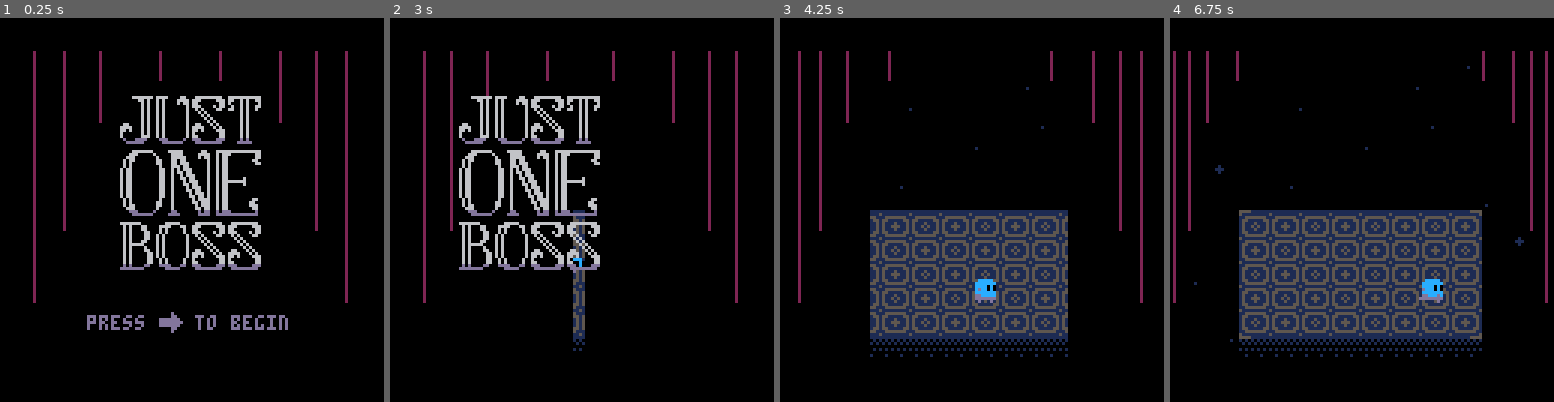
Above: before the commit, frames 1-4 (left to right).
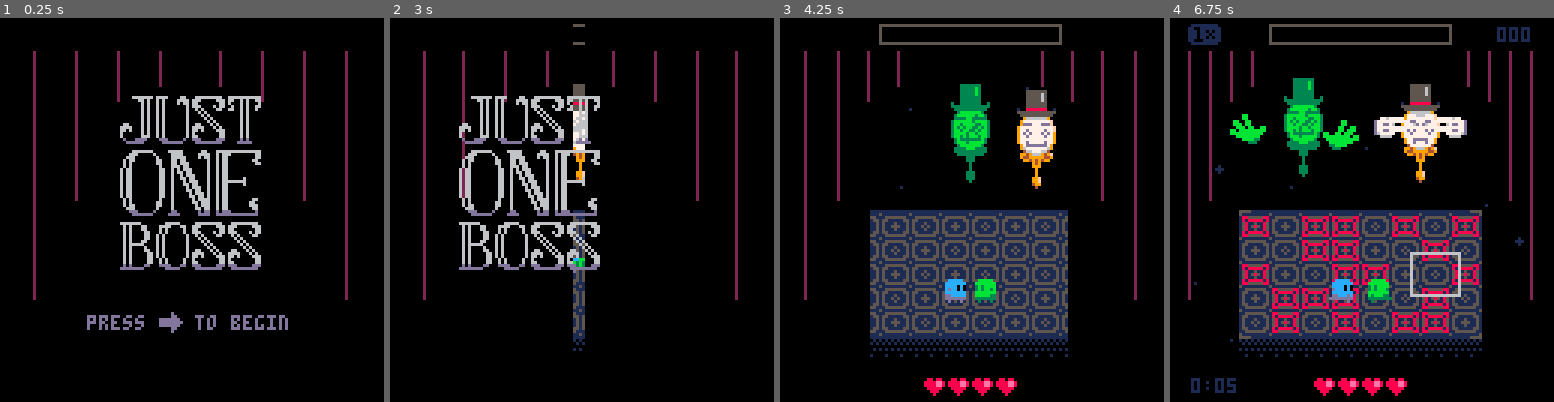
Above: after the commit, the same moments.

Repository: aylanonsense/just-one-boss
Game: PICO-8 cartridge cart.p8
Two runs of this game, one before a commit and one after it. Both use one fixed random seed, a clock stepped at 60 frames per second and the inputs below.
Inputs:
- Up to frame 1 (0.25 s): no input
- Up to frame 2 (3 s): tap X (X key) at 0.33, 1.07, 1.85, 2.97 s; tap O (Z key) at 0.7, 1.7, 2.1, 2.5, 2.9 s; hold Right 1.6-2.1 s; hold Up 2.15-2.42 s; hold Right from 2.47 s (still down)
- Up to frame 3 (4.25 s): release Right at 3.03 s; hold Left 3.08-3.58 s; tap O (Z key) at 3.3, 3.7, 4.1 s; hold Down 3.63-3.97 s; hold Right from 4.02 s (still down); tap X (X key) at 4.08 s
- Up to frame 4 (6.75 s): tap O (Z key) every 0.4 s from 4.5 to 6.5 s; release Right at 4.68 s; hold Up 4.73-5.03 s; hold Left 5.08-5.68 s; tap X (X key) at 5.2, 6.32 s; hold Down 5.73-6.03 s; hold Right 6.08-6.58 s; hold Right from 6.63 s (still down)

The runs differ from the first frame. In frame 1, 1.9% of the frame differs, in the area x 8-91%, y 8-75%; in frame 2, 2.4%; in frame 3, 9.4%; in frame 4, 15%, in the area x 0-99%, y 1-99%.

Commit message:
Ending with 556 free tokens without the playing card schtuff

Diff:
--- a/cart.p8
+++ b/cart.p8
@@ -69,7 +69,7 @@
 function noop() end
 
 -- global debug vars
-local starting_phase,skip_animations=0,false
+local starting_phase,skip_animations=4,true
 
 -- global scene vars
 local scene_frame,freeze_frames,screen_shake_frames,timer_seconds,score_data_index,time_data_index,rainbow_color,boss_phase,score,score_mult,is_paused,hard_mode=0,0,0,0,0,1,8,0,0,1 -- ,false,false
@@ -87,8 +87,7 @@
 		-- update
 		function(self)
 			if self.frames_alive%15==0 then
-				self:poof()
-				spawn_entity("bunny",self,nil,{vx=ternary(rnd()<0.5,1,-1)*(1+rnd(2)),vy=-1-rnd(2)})
+				spawn_entity("bunny",self,nil,{vx=ternary(rnd()<0.5,1,-1)*(1+rnd(2)),vy=-1-rnd(2)}):poof()
 			end
 		end
 	},
@@ -112,22 +111,21 @@
 		-- update
 		function(self)
 			decrement_counter_prop(self,"anim_frames")
-			self.percent_closed=100*ease_out_in(self.anim_frames/100)
+			self.amount_closed=62*ease_out_in(self.anim_frames/100)
 			if self.anim!="open" then
-				self.percent_closed=100-self.percent_closed
+				self.amount_closed=62-self.amount_closed
 			end
 		end,
 		is_pause_immune=true,
 		render_layer=14,
-		-- percent_closed=100,
+		-- amount_closed=62,
 		anim_frames=0,
 		draw_curtain=function(self,x,dir)
-			rectfill(x-10*dir,0,x+dir*.62*self.percent_closed,127,0)
-			local lines={0,94,5,70,11,34,21,20}
-			local i
-			for i=1,#lines,2 do
-				local line_x=x+0.5+dir*(self.percent_closed/10+(1+self.percent_closed/100)*lines[i])
-				line(line_x,11,line_x,lines[i+1],2)
+			rectfill(x-10*dir,0,x+dir*self.amount_closed,127,0)
+			local x2
+			for x2=10,63,14 do
+				local x3=x+0.5+dir*x2*(1+self.amount_closed/62)/2
+				line(x3,11,x3,60+40*cos(x2/90-0.02),2)
 			end
 		end,
 		set_anim=function(self,anim)
@@ -157,8 +155,8 @@
 		draw_prompt=function(self,text)
 			if self.frames_alive%30<22 and self.frames_alive>self.frames_until_active and not self.is_activated then
 				text="press    to "..text
-				print_centered(text,self.x,99,13)
-				self:draw_sprite(44-2*#text,-98,119,83,8,7)
+				print_centered(text,63,99,13)
+				draw_sprite(87-2*#text,98,119,83,8,7)
 				return true
 			end
 		end,
@@ -166,14 +164,14 @@
 	},
 	title_screen={
 		-- draw
-		function(self,x)
+		function(self)
 			self:draw_sprite(23,-26,0,71,47,16)
 			self:draw_sprite(23,-44,0,88,47,40)
 			-- hard mode prompt
 			if self:draw_prompt("begin") and dget(0)>0 then
 				pal(13,8)
-				print_centered("or    for hard mode",x,108)
-				self:draw_sprite(27,-107,119,83,8,7,true)
+				print_centered("or    for hard mode",63,108)
+				draw_sprite(36,107,119,83,8,7,true)
 			end
 		end,
 		-- update
@@ -184,7 +182,7 @@
 			end
 		end,
 		extends="screen",
-		frames_until_active=3,--25,
+		frames_until_active=5,
 		on_activated=function()
 			curtains:promise_sequence(
 				27,
@@ -192,11 +190,11 @@
 				function()
 					entities,new_entities,boss_phase,score,score_mult,timer_seconds,is_paused={title_screen,curtains},{},max(0,starting_phase-1),0,1,0 -- ,false
 					player,player_health,boss_health,player_reflection,player_figment,boss,boss_reflection=spawn_entity("player"),spawn_entity("player_health"),spawn_entity("boss_health") -- ,nil,...
-					-- todo remove debug schtuff
 					if starting_phase>0 then
 						boss=spawn_entity("magic_mirror")
 						boss.visible,boss_health.visible=true,true
 						boss:promise_sequence(30,"intro")
+						-- todo remove debug schtuff -> 19 tokens
 						if starting_phase>1 then
 							boss.is_wearing_top_hat=true
 						end
@@ -214,7 +212,7 @@
 		function(self,x)
 			print_centered("thank you for playing!",x,28,rainbow_color)
 			print_centered("created with love",x,66,6)
-			print_centered("by bridgs",x,73,6)
+			print_centered("by bridgs",x,73)
 			print_centered("https://brid.gs",x,83,12)
 			self:draw_sprite(11,-43,ternary(hard_mode,70,48),80,22,16)
 			self:draw_prompt("continue")
@@ -250,8 +248,8 @@
 			if self.show_best then
 				self:draw_score(x,81,"best:",dget(score_data_index).."00",format_timer(dget(time_data_index)))
 			end
-			self:draw_prompt("continue")
-			if f>185 and f%30<22 and self.show_best then
+			-- show prompt
+			if self:draw_prompt("continue") then
 				-- show score bang
 				if dget(score_data_index)==score then
 					print("!",x+9.5,81,9)
@@ -265,9 +263,11 @@
 		-- update
 		function(self)
 			if self.frames_alive==115 then
+				-- sfx(...)
 				score+=max(0,380-timer_seconds)
 				self.show_score=true
 			elseif self.frames_alive==150 then
+				-- sfx(...)
 				if score>=dget(score_data_index) then
 					dset(score_data_index,score)
 				end
@@ -305,8 +305,8 @@
 	},
 	player_figment={
 		-- draw
-		function(self,x,y,f)
-			self:draw_sprite(5,6,88,ternary(f<120,8,0),11,8)
+		function(self)
+			self:draw_sprite(5,6,88,ternary(self.frames_alive<120,8,0),11,8)
 		end,
 		is_pause_immune=true,
 		render_layer=17
@@ -673,6 +673,19 @@
 		end
 	},
 	player_reflection={
+		-- draw
+		nil,
+		-- update
+		function(self)
+			local prev_col,prev_row=self:col(),self:row()
+			self:copy_player()
+			if (prev_col!=self:col() or prev_row!=self:row()) and get_tile_occupant(self) and player then
+				get_tile_occupant(self):get_bumped()
+				player:bump()
+				self:copy_player()
+			end
+			return true
+		end,
 		extends="player",
 		primary_color=11,
 		secondary_color=3,
@@ -681,17 +694,6 @@
 			self:copy_player()
 			self:poof()
 		end,
-		update=function(self)
-			local prev_col,prev_row=self:col(),self:row()
-			self:copy_player()
-			local occupant=get_tile_occupant(self)
-			if (prev_col!=self:col() or prev_row!=self:row()) and occupant and player then
-				player:bump()
-				self:copy_player()
-				occupant:get_bumped()
-			end
-			return true
-		end,
 		on_hurt=function(self,entity)
 			if player then
 				player:get_hurt(entity)
@@ -701,13 +703,8 @@
 		end,
 		copy_player=function(self)
 			if player then
-				-- 0 = left, 1 = right, 2 = up, 3 = down
-				local mirrored_directions,props={1,0,2,3},{"y","step_frames","stun_frames","teeter_frames","bump_frames","invincibility_frames","frames_alive"}
-				self.x,self.facing=80-player.x,mirrored_directions[player.facing+1]
-				local p
-				for p in all(props) do
-					self[p]=player[p]
-				end
+				self.x,self.facing=80-player.x,({1,0,2,3})[player.facing+1]
+				copy_props(player,self,{"y","step_frames","stun_frames","teeter_frames","bump_frames","invincibility_frames","frames_alive"})
 			end
 		end
 	},
@@ -719,25 +716,26 @@
 				pal(5,8)
 				pal(6,15)
 			end
-			pal(5,7)
-			pal(6,14)
-			pal(7,ternary(f%4<2,14,8))
+			-- pal(5,7)
+			-- pal(6,14)
+			-- pal(7,ternary(f%4<2,14,8))
 			-- spin counter-clockwise when moving left
 			local f2=flr(f/4)%4
 			if self.vx<0 then
 				f2=(6-f2)%4
 			end
-			if self.vx==0 then
-				f2=3
-			end
+			-- if self.vx==0 then
+			-- 	f2=3
+			-- end
 			-- draw the card
 			self:draw_sprite(5,7,10*f2+77,21,10,10)
 		end,
-		update=function(self)
-			if self.vx!=0 and self.frames_alive%5==4 and player and self.vx*(self:col()-player:col())>=0 then
-				self.vx,self.vy=0,ternary(player.y<self.y,-1,1)
-			end
-		end,
+		-- update
+		-- function(self)
+			-- if self.vx!=0 and self.frames_alive%5==4 and player and self.vx*(self:col()-player:col())>=0 then
+			-- 	self.vx,self.vy=0,ternary(player.y<self.y,-1,1)
+			-- end
+		-- end,
 		-- vx,is_red
 		frames_to_death=120+120,
 		hitbox_channel=1, -- player
@@ -758,8 +756,18 @@
 		is_boss_generated=true,
 		hit_frames=0,
 		bloom=function(self)
-			self.frames_to_death,self.hit_frames,self.hitbox_channel=ternary(boss_phase==4,10,30),4,1
-			spawn_petals(self.x,self.y,2,8)
+			self.frames_to_death,self.hit_frames,self.hitbox_channel=15,4,1
+			local i
+			for i=1,2 do
+				spawn_entity("particle",self.x,self.y-2,{
+					vx=i-1.5,
+					vy=-1-rnd(),
+					friction=0.9,
+					gravity=0.06,
+					frames_to_death=10+rnd(7),
+					color=8
+				})
+			end
 		end
 	},
 	coin={
@@ -813,7 +821,7 @@
 		render_layer=11,
 		friction=1,
 		gravity=0,
-		color=7,
+		-- color=7,
 		init=function(self)
 			self:update()
 			self:apply_velocity()
@@ -821,7 +829,7 @@
 	},
 	magic_mirror={
 		-- draw
-		function(self)
+		function(self,x,y,f)
 			local expression=self.expression
 			self:apply_colors()
 			if self.visible then
@@ -831,19 +839,15 @@
 			if self.visible or boss_health.rainbow_frames>0 then
 				-- the face is rainbowified after the player hits a tile
 				if boss_health.rainbow_frames>0 then
-					if not self.is_reflection then
-						color_wash(rainbow_color)
-						if expression>0 and boss_phase>0 then
-							pal(13,13)
-						end
-					elseif expression==0 then
-						color_wash(11)
+					color_wash(rainbow_color)
+					if expression>0 and boss_phase>0 then
+						pal(13,3)
 					end
 					expression=8
 				end
 				-- draw face
 				if expression>0 then
-					self:draw_sprite(5,7,11*expression-11,57,11,14,false,expression==5 and (self.frames_alive)%4<2)
+					self:draw_sprite(5,7,11*expression-11,57,11,14,false,expression==5 and f%4<2)
 				end
 			end
 			pal()
@@ -855,7 +859,7 @@
 				end
 				-- draw laser preview
 				if self.laser_preview_frames%2>0 then
-					line(self.x,self.y+7,self.x,60,14)
+					line(x,y+7,x,60,14)
 				end
 			end
 		end,
@@ -863,8 +867,7 @@
 		function(self)
 			decrement_counter_prop(self,"laser_charge_frames")
 			decrement_counter_prop(self,"laser_preview_frames")
-			self.idle_mult=ternary(self.is_idle,min(self.idle_mult+0.05,1),max(0,self.idle_mult-0.05))
-			self.draw_offset_x,self.draw_offset_y=self.idle_mult*3*sin(self.frames_alive/60),self.idle_mult*2*sin(self.frames_alive/30)
+			calc_idle_mult(self,self.frames_alive,2)
 			if boss_health.rainbow_frames>12 then
 				self.draw_offset_x+=scene_frame%2*2-1
 			end
@@ -936,7 +939,7 @@
 					{"return_to_ready_position",nil,"right"})
 			elseif boss_phase==2 then
 				promise=self:promise_sequence(
-					-- "conjure_flowers",
+					"conjure_flowers",
 					"return_to_ready_position",
 					"throw_cards",
 					"return_to_ready_position",
@@ -1002,7 +1005,7 @@
 		end,
 		phase_change=function(self)
 			-- music(13)
-			local lh,promise=self.left_hand
+			local lh,rh,promise=self.left_hand,self.right_hand
 			if skip_animations then
 				if boss_phase==0 then
 					self.is_wearing_top_hat=true
@@ -1030,7 +1033,7 @@
 					{"set_pose",4},
 					10,
 				-- grab handle
-					{self.right_hand,"appear"},
+					{rh,"appear"},
 					15,
 					"grab_mirror_handle",
 					5,
@@ -1069,20 +1072,19 @@
 					"set_all_idle",
 					10,
 				-- pound fists
-					{"pound",0},
-					{"pound",0},
-					{"pound",3},
+					"pound",
+					"pound",
+					"pound",
 				-- the bouquet appears!
 					{"set_expression",1},
 					function()
 						lh.is_holding_bouquet=true
-						spawn_petals(lh.x,lh.y-6,4,8)
 					end,
-					{self.right_hand,"set_pose"},
-					{"move",20,-10,10,ease_in,{0,-5,-5,0},true},
+					{rh,"set_pose"},
+					{"move",20,-10,15,ease_in,{-20,-10,-5,0},true},
 					35,
 				-- sniff the flowers
-					{lh,"move",-2,-12,20,ease_in,nil,true},
+					{lh,"move",2,-9,20,ease_in,nil,true},
 					{self,"set_expression",3},
 					30,
 					{self,"set_expression",1},
@@ -1095,11 +1097,10 @@
 							function()
 								lh.is_holding_bouquet=false
 							end,
-							{"move",-18,6,20,ease_in,nil,true})
+							{"move",-22,6,20,ease_in,nil,true})
 					end,
-					{self.right_hand,"move",0,10,20,ease_out_in,{-25,-20,-25,0},true},
-					15,
-					{self,"return_to_ready_position"})
+					{rh,"move",0,7,20,ease_out_in,{-35,-20,-25,0},true},
+					15)
 			elseif boss_phase==2 then
 				return self:promise_sequence(
 					{"return_to_ready_position",2},
@@ -1126,10 +1127,9 @@
 			despawn_boss_entities(new_entities)
 		end,
 		-- medium-level commands
-		pound=function(self,offset)
-			return self:promise_parallel(
-				{self.left_hand,"pound",offset},
-				{self.right_hand,"pound",-offset})
+		pound=function(self)
+			self.left_hand:pound()
+			return self.right_hand:pound()
 		end,
 		reel=function(self,times)
 			spawn_entity("heart",10*rnd_int(3,6)-5,4)
@@ -1202,9 +1202,11 @@
 				"set_all_idle",
 				{"set_expression",2},
 				{lh,"move",23,14,20,ease_in,nil,true},
-				{"set_pose",1},
-				{rh,"wave"},
-				"wave",
+				{"set_pose",1})
+			-- wave hand
+				:and_then_repeat(2,
+					{rh,"move",0,0,40,linear,{18,6,-18,6},true})
+				:and_then_sequence(
 				function()
 					if upgraded_version then
 						rh:promise_sequence(
@@ -1268,7 +1270,8 @@
 					20)
 		end,
 		shoot_lasers=function(self)
-			self.left_hand:disappear()
+			self.left_hand.visible=false
+			self.left_hand:poof()
 			local col=rnd_int(0,7)
 			return self:promise_sequence(
 				{"set_held_state","right"},
@@ -1370,8 +1373,9 @@
 		is_reflection=true,
 		init=function(self)
 			boss.init(self)
-			self.left_hand:copy_hand(boss.left_hand)
-			self.right_hand:copy_hand(boss.right_hand)
+			local props={"pose","x","y","visible"}
+			copy_props(boss.left_hand,self.left_hand,props)
+			copy_props(boss.right_hand,self.right_hand,props)
 		end
 	},
 	magic_mirror_hand={
@@ -1403,12 +1407,9 @@
 		end,
 		-- update
 		function(self)
-			if self.is_reflection then
-				self.render_layer=6
-			end
-			local f,m=boss.frames_alive+ternary(self.is_right_hand,9,4),self.mirror
-			self.idle_mult=ternary(self.is_idle,min(self.idle_mult+0.05,1),max(0,self.idle_mult-0.05))
-			self.draw_offset_x,self.draw_offset_y=self.idle_mult*3*sin(f/60),self.idle_mult*4*sin(f/30)
+			local m=self.mirror
+			self.render_layer=ternary(self.is_reflection,6,ternary(self.is_right_hand,9,8))
+			calc_idle_mult(self,boss.frames_alive+ternary(self.is_right_hand,9,4),4)
 			self:apply_velocity()
 			if self.is_holding_mirror then
 				self.draw_offset_x,self.draw_offset_y,self.x,self.y=m.draw_offset_x,m.draw_offset_y,m.x+2*self.dir,m.y+13
@@ -1417,21 +1418,19 @@
 		end,
 		-- is_right_hand,dir
 		-- is_holding_bouquet=false,
-		render_layer=8,
+		-- render_layer=8,
 		pose=3,
 		dir=-1,
 		idle_mult=0,
-		copy_hand=function(self,hand)
-			self.pose,self.x,self.y,self.visible=hand.pose,hand.x,hand.y,hand.visible
-		end,
 		-- highest-level commands
 		throw_cards=function(self)
-			local dir,r=self.dir
+			local dir=self.dir
 			local promise=self:promise_sequence(
 				8-dir*8,
 				function()
 					self.is_idle=false
 				end)
+			local r
 			for r=ternary(self.is_right_hand,0,1),9,2 do
 				promise=promise:and_then_sequence(
 					-- move to the correct row
@@ -1473,9 +1472,8 @@
 				end)
 		end,
 		cancel_everything=function(self)
-			self:cancel_promises()
+			self.is_holding_wand,self.is_holding_mirror=self:cancel_promises() -- nil,nil
 			self:cancel_move()
-			self.is_holding_wand,self.is_holding_mirror=false -- ,nil
 		end,
 		release_mirror=function(self)
 			self.is_holding_mirror=false
@@ -1489,24 +1487,11 @@
 				return self:poof()
 			end
 		end,
-		wave=function(self)
-			return self:promise_sequence(
-				{"move",-10,0,20,linear,{0,-3,0,-3},true},
-				{"move",10,0,20,linear,{0,3,0,3},true})
-		end,
-		disappear=function(self)
-			self.visible=false
-			return self:poof()
-		end,
-		pound=function(self,offset)
-			local mirror=self.mirror
+		pound=function(self)
+			local m,d=self.mirror,20*self.dir
 			return self:promise_sequence(
 				{"set_pose",2},
-			-- move out
-				{"move",mirror.x+20*self.dir,mirror.y+20,10,ease_in},
-			-- move in
-				{"move",mirror.x+ternary(offset==0,4,0)*self.dir,mirror.y+20+offset,5,ease_out},
-			-- pound!
+				{"move",m.x+4*self.dir,m.y+20,15,ease_out,{d,0,d,0}},
 				function()
 					freeze_and_shake_screen(0,2)
 				end,
@@ -1528,7 +1513,7 @@
 		function(self,x,y)
 			if hard_mode then
 				self:draw_sprite(15,-3,96,90,31,5)
-				sspr(96,95,31,1,x-14.5,y+9.5,31,100)
+				sspr(96,95,31,1,x-14.5,y+8.5,31,100)
 			else
 				sspr(117,30,11,1,x-4.5,y+4.5,11,100)
 			end
@@ -1538,24 +1523,20 @@
 		render_layer=9,
 		frames_to_death=14,
 		is_hitting=function(self,entity)
-			local c1,c2=self:col(),entity:col()
-			return c1==c2 or (hard_mode and (c1==c2-1 or c1==c2+1))
+			local dcol,dist=self:col()-entity:col(),ternary(hard_mode,1,0)
+			return dcol==mid(-dist,dcol,dist)
 		end
 	},
 	heart={
 		-- draw
 		function(self,x,y,f,f2)
 			if f2>30 or f2%4>1 then
-				if (f2+4)%30>14 then
-					pal(14,8)
-				end
 				self:draw_sprite(4,5+max(0,f-0.07*f*f),ternary(f2%30<20,36,45),30,9,7)
 			end
 		end,
 		frames_to_death=150,
 		hurtbox_channel=2, -- pickup
 		on_hurt=function(self)
-			freeze_and_shake_screen(2,0)
 			player_health:gain_heart()
 			spawn_particle_burst(self,0,6,8,4)
 			self:die()
@@ -1572,15 +1553,10 @@
 	pain={
 		-- draw
 		function(self)
-			pal(7,10)
-			if self.frames_to_death<=2 then
-				palt(10,true)
-			end
 			self:draw_sprite(11,16,105,45,23,26)
 		end,
-		is_pause_immune=true,
 		render_layer=12,
-		frames_to_death=5
+		frames_to_death=3
 	},
 	points={
 		-- draw
@@ -1760,20 +1736,6 @@
 		}))
 	end
 	return particles
-end
-
-function spawn_petals(x,y,num_petals,color)
-	local i
-	for i=1,num_petals do
-		spawn_entity("particle",x,y-2,{
-			vx=i-0.5-num_petals/2,
-			vy=-1-rnd(),
-			friction=0.9,
-			gravity=0.06,
-			frames_to_death=10+rnd(7),
-			color=color
-		})
-	end
 end
 
 -- magic tile functions
@@ -1950,6 +1912,18 @@
 	return entity
 end
 
+function calc_idle_mult(entity,f,n)
+	entity.idle_mult=mid(0,entity.idle_mult+ternary(entity.is_idle,0.05,-0.05),1)
+	entity.draw_offset_x,entity.draw_offset_y=entity.idle_mult*3*sin(f/60),entity.idle_mult*n*sin(f/30)
+end
+
+function copy_props(source,target,props)
+	local p
+	for p in all(props) do
+		target[p]=source[p]
+	end
+end
+
 -- promise functions
 function make_promise(ctx,fn,...)
 	local args={...}
@@ -2225,32 +2199,32 @@
 000000000000dd0000000066660dddddddd0d666d666dd6d6d6d6d27177777170000777700000000777770000000077077700000000007000000000000000000
 0000000000000000000000006600dddddd00dd66666dddd66666dd27111111170000777000000000777770077000077000707077000000000000000000000000
 00000000000000000000000000000dddd0000d5ddddd00d5dddd5027777777770000000000000000077000077000000000000000000000000000000000000000
-000000000000000000000000000000000000005d5d50000555d50022222222222222222201111111110511111111155111111111500000000000000000000700
-00000000000000000000000000000000000000770000000000000070000007700000000011111111111115555555111155555551100000000000000000007000
-00000000000000000000000000007700000000777000000000000770000007700770000011111101011155111115511551111155100000000000000700007000
-00000000000000000000000000007700000000077000000000000770000007770770000011111110111151115111511511151115100000000000000700070000
+000000000000000000000000000000000000005d5d50000555d50022222222222222222201111111110511111111155111111111500000000000000000000a00
+0000000000000000000000000000000000000077000000000000007000000770000000001111111111111555555511115555555110000000000000000000a000
+00000000000000000000000000007700000000777000000000000770000007700770000011111101011155111115511551111155100000000000000a0000a000
+00000000000000000000000000007700000000077000000000000770000007770770000011111110111151115111511511151115100000000000000a000a0000
 0000000000000000000000000770077000000007770000000000077000000077066000001111110101115115151151151155511510000000000000a000aa0000
-0000776777770000777000000777067000000000770770000000077000000076777000001111111111115111511151151115111510000700000000aa0aa00000
+0000776777770000777000000777067000000000770770000000077000000076777000001111111111115111511151151115111510000a00000000aa0aa00000
 00d77777777700d77777700000677067007700776677700000777770770000077770000001111111110155111115511551111155100000a000000aaaaaa00000
-00d77dd7600000d77dd770007706676677770777767700000077767777000007667000002ddddd00000115555555111155555551100000aaa000000aaa000077
-00d77777777700d7777770007777666677600776767700000076767770000007777000002d0d0d001015111111111551111111115000000a00000000aaaaaa00
-00d77dd7777700d77dd770000066666666000067677700000066677600000007776d00002d0d0d0001022222222550000000000000000000000000000aaa0000
-00d67777700000d67777600000006666dd000006666d0000006676600000000066dd000025ddd500101222222225500000006600000000000000000000a00000
-000066660000000066660000000000ddd000000066d00000000dddd000000000ddd000002ddddd00000222222225550000006600000000000000000000a00000
+00d77dd7600000d77dd7700077066766777707777677000000777677770000076670000022222222222115555555111155555551100000aaa000000aaa0000aa
+00d77777777700d777777000777766667760077676770000007676777000000777700000222222222225111111111551111111115000000a00000000aaaaaa00
+00d77dd7777700d77dd770000066666666000067677700000066677600000007776d00002222222222222222222550000000000000000000000000000aaa0000
+00d67777700000d67777600000006666dd000006666d0000006676600000000066dd000022222222222222222225500000006600000000000000000000a00000
+000066660000000066660000000000ddd000000066d00000000dddd000000000ddd0000022222222222222222225550000006600000000000000000000a00000
 00006660000000066600000000666000000007770000000076600000000cbb000000006660000000066600002220550000005500000000000000000000000000
 006666666000066666660000777772700007777776000067667770000accbbee0000666666600007777727002220000000006600000000000000000000000000
 07777772770077766627700ddd772ddd007777766770067677676700aaccbbee80077777dd7700ddd772ddd02220000000005500000000a00000000000000000
 0ddd772ddd0077777727700777772777007776677660077676767600aaccbbee800dd77277d70077777277702220055500005500000000a00000000000000000
 7777772777777dd772dd7777d77772d7777667766666676766766776aaccbbee887777727777777d77772d77222000550000550000000aaa0000000000000000
 77d77772d777776d7d67777d7d772d7d766776666677767677677666aaccbbee887d77772d7767ddd772ddd72220005550005500000aaaaaa00000000a000000
-7d7d772d7d7777777727777777722777777666667777677676766776aaccbbee88d7d772d7d7677d77227d7722200006600055000770000aaa000000aaa00000
+7d7d772d7d7777777727777777722777777666667777677676766776aaccbbee88d7d772d7d7677d77227d7722200006600055000aa0000aaa000000aaa00000
 77d77227d777d7d772d7d777ddddddd7766666777776767767777676aaccbbee887d77227d777777727727772220000555005500000000aaaaaa000000a00000
-7777277277777d77227d7777ddddddd7766677777667776776767766aaccbbee8877727727777777ddddd7772220000066005500000000aa0aa0000000070000
+7777277277777d77227d7777ddddddd7766677777667776776767766aaccbbee8877727727777777ddddd7772220000066005500000000aa0aa00000000a0000
 77d72777d777777277277777ddddddd776777776677767676767766111ee11cc117772dd7777777ddddddd77222000006600000000000aa000a0000000000000
-07ddddddd70077ddddd770077ddddd7700777667777006766676670011ee11cc1007dddd7777007d72777d70009f077700000222200007000700000000000000
-06772777760077d277d7700667277766007667777770076776767600ddddddddd0067277777600677277776009ff7ff700000222200070000700000000000000
-006677766000077277770000666666600007777777000076776670000ddddddd000066777660000666666600fff7f7f000000222200070000000000000000000
-00006660000000066600000000666000000007770000000076700000000ddd00000000666000000006660000f77f7f0000000222200700000000000000000000
+07ddddddd70077ddddd770077ddddd7700777667777006766676670011ee11cc1007dddd7777007d72777d70009f07770000022220000a000a00000000000000
+06772777760077d277d7700667277766007667777770076776767600ddddddddd0067277777600677277776009ff7ff7000002222000a0000a00000000000000
+006677766000077277770000666666600007777777000076776670000ddddddd000066777660000666666600fff7f7f0000002222000a0000000000000000000
+00006660000000066600000000666000000007770000000076700000000ddd00000000666000000006660000f77f7f0000000222200a00000000000000000000
 00006666666066660000660006666666660066666666666222222222222222222222222222222222222222207777777777000000000000088000800000030000
 000000660600606000066660666000006660660060600662222222222222222222222222222222222222222777777777777ff880000088888b088e0088030880
 000000060600606000060660660000000660600060600062222222222222222222222222222222222222222777077777777ff8188888188883b8888088008880
